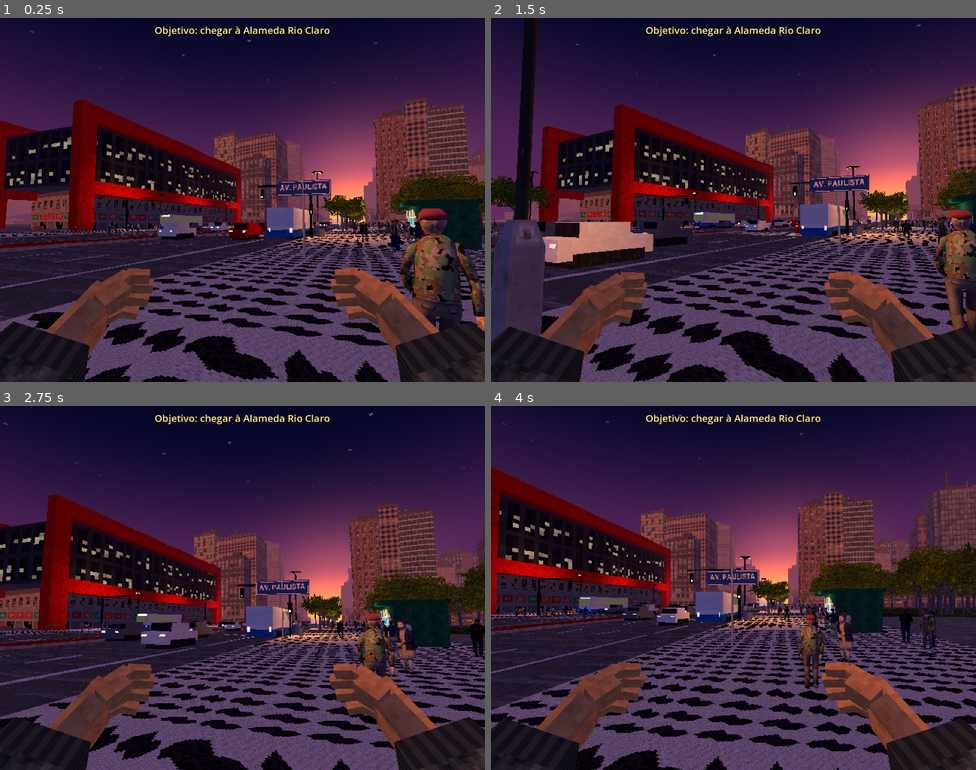
Above: before the commit, frames 1-4 (two rows, left to right).
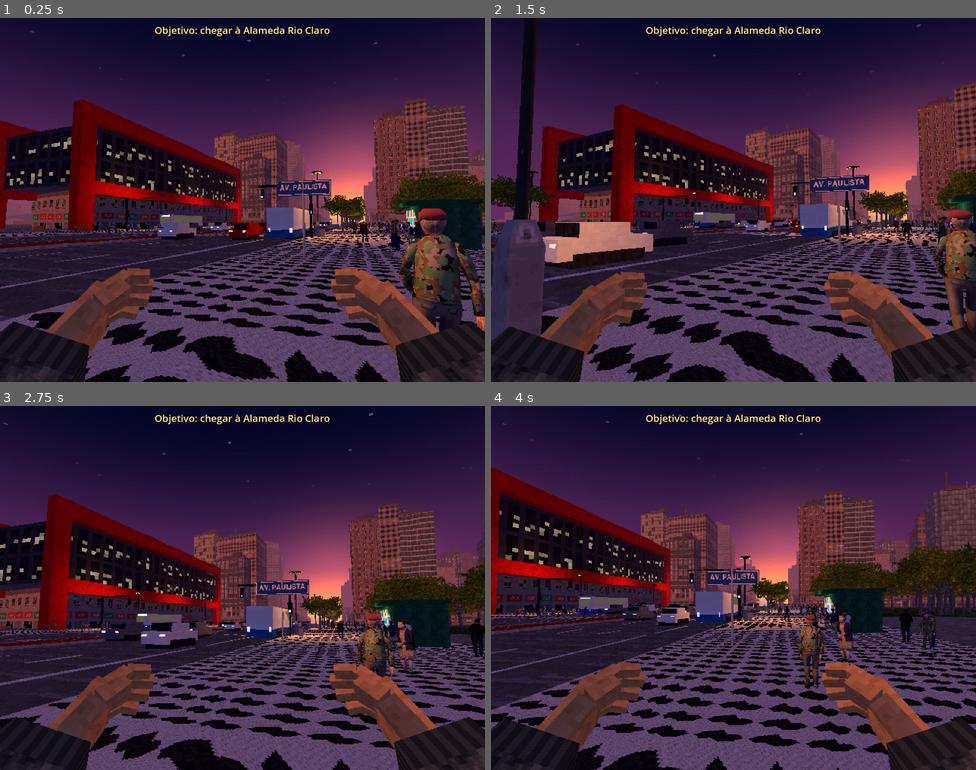
Above: after the commit, the same moments.

Repository: muricristino/walking-simulator-paulista
Game: Godot game, scene res://main.tscn
Same seed, same stepped clock (60 frames per second), same inputs: the game is played once before the commit and once after it.
Inputs (mouse positions are in pixels of both pictures, inside the frame that each line leads up to):
- Up to frame 1 (0.25 s): no input
- Up to frame 2 (1.5 s): tap Enter at 0.5 s; move the mouse to (757, 200) at 0.52 s; hold Up (ui_up) from 0.53 s (still down); tap P at 0.6 s; tap Space at 0.77 s; move the mouse to (709, 200) at 1.27 s; tap T at 1.35 s
- Up to frame 3 (2.75 s): keep holding Up (ui_up); tap Space at 1.52 s; move the mouse to (252, 580) at 2.02 s; tap C at 2.1 s
- Up to frame 4 (4 s): keep holding Up (ui_up); move the mouse to (728, 595) at 2.77 s; tap Z at 2.85 s; tap Space at 3.02, 3.77 s; move the mouse to (767, 591) at 3.52 s; tap X at 3.6 s

The runs differ from the first frame. In frame 1, 1.6% of the frame differs, in the area x 6-100%, y 22-62%; in frame 2, 1.1%; in frame 3, 1.5%; in frame 4, 1.7%, in the area x 1-100%, y 22-59%.

Commit message:
fix(osm): subdivide near facades to cut affine warping

Diff:
--- a/scripts/osm_city.gd
+++ b/scripts/osm_city.gd
@@ -18,6 +18,10 @@
 var gaps := []
 var yoff := 0.0
 var corridors := []
+var seg := 6.0
+var near_x := INF
+var cur_seg := 0.0
+var collide := true
 
 
 func _init() -> void:
@@ -85,7 +89,7 @@
 		if _keep(b):
 			_building(b)
 	var root := Node3D.new()
-	if faces.size() > 0:
+	if collide and faces.size() > 0:
 		var body := StaticBody3D.new()
 		body.collision_layer = 1
 		body.collision_mask = 0
@@ -150,8 +154,11 @@
 	var terreo: String = ["t_shops", "t_shops", "t_lobby", "t_pilotis"][(seed / 11) % 4] if b.get("front", false) else ["t_lobby", "t_pilotis", "t_shops"][(seed / 11) % 3]
 	var module := rng.randf_range(0.9, 1.15)
 	var poly := PackedVector2Array()
+	var mx := INF
 	for p in b.p:
 		poly.append(Vector2(p[0], p[1]))
+		mx = minf(mx, absf(p[0]))
+	cur_seg = seg if mx < near_x else 0.0
 	var area := 0.0
 	var cen := Vector2.ZERO
 	for i in poly.size():
@@ -226,15 +233,30 @@
 	if key == "roof":
 		v0 = 0.0
 		v1 = 1.0
-	var vs := [A1, C1, C0, A1, C0, A0]
-	var uvs := [Vector2(u0, v0), Vector2(u1, v0), Vector2(u1, v1), Vector2(u0, v0), Vector2(u1, v1), Vector2(u0, v1)]
+	var uvs := [Vector2(u0, v0), Vector2(u1, v0), Vector2(u1, v1), Vector2(u0, v1)]
 	if photo:
-		uvs = [Vector2(0, 0), Vector2(1, 0), Vector2(1, 1), Vector2(0, 0), Vector2(1, 1), Vector2(0, 1)]
-	for k in 6:
-		st.set_color(col)
-		st.set_normal(nn)
-		st.set_uv(uvs[k])
-		st.add_vertex(vs[k])
+		uvs = [Vector2(0, 0), Vector2(1, 0), Vector2(1, 1), Vector2(0, 1)]
+	var nu := 1
+	var nv := 1
+	if cur_seg > 0.0 and key != "roof":
+		nu = maxi(1, ceili(len / cur_seg))
+		nv = maxi(1, ceili((A1.y - A0.y) / cur_seg))
+	for j in nv:
+		for i in nu:
+			var cell := []
+			var cuv := []
+			for k in [Vector2(i, j), Vector2(i + 1, j), Vector2(i + 1, j + 1), Vector2(i, j + 1)]:
+				var s: float = k.x / nu
+				var t: float = k.y / nv
+				var top := A1.lerp(C1, s)
+				var bot := A0.lerp(C0, s)
+				cell.append(top.lerp(bot, t))
+				cuv.append(uvs[0].lerp(uvs[1], s).lerp(uvs[3].lerp(uvs[2], s), t))
+			for k in [0, 1, 2, 0, 2, 3]:
+				st.set_color(col)
+				st.set_normal(nn)
+				st.set_uv(cuv[k])
+				st.add_vertex(cell[k])
 
 
 func _roof(poly: PackedVector2Array, h: float, b: Dictionary) -> void:
